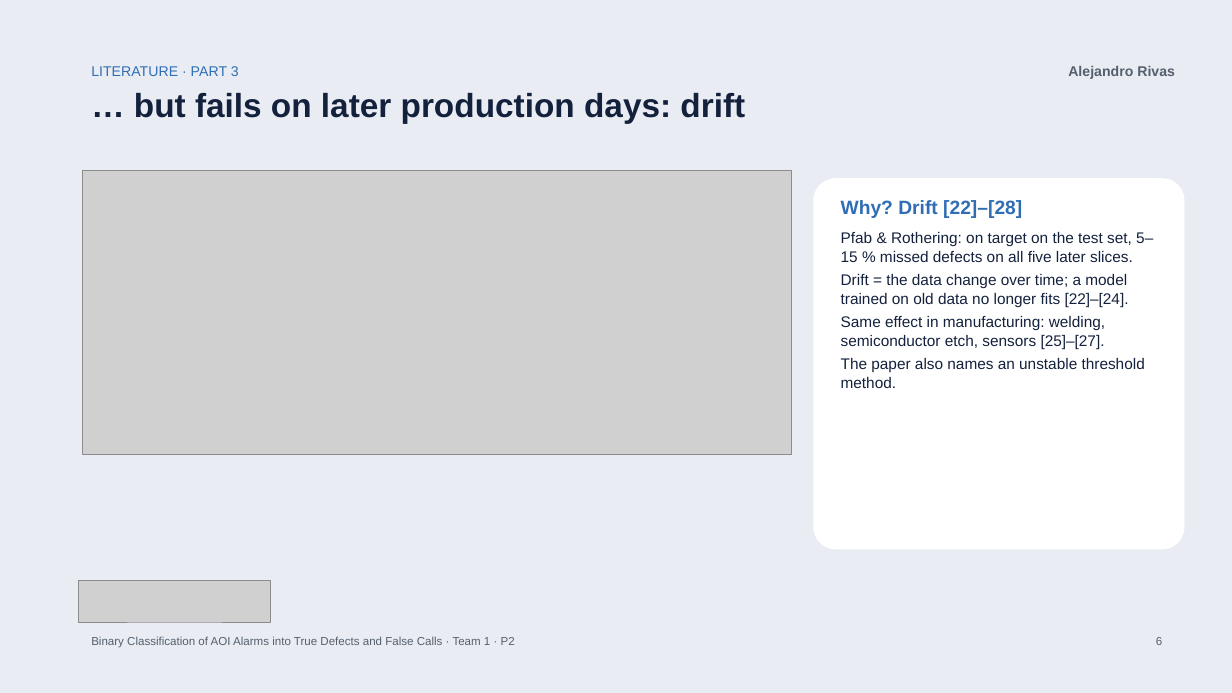
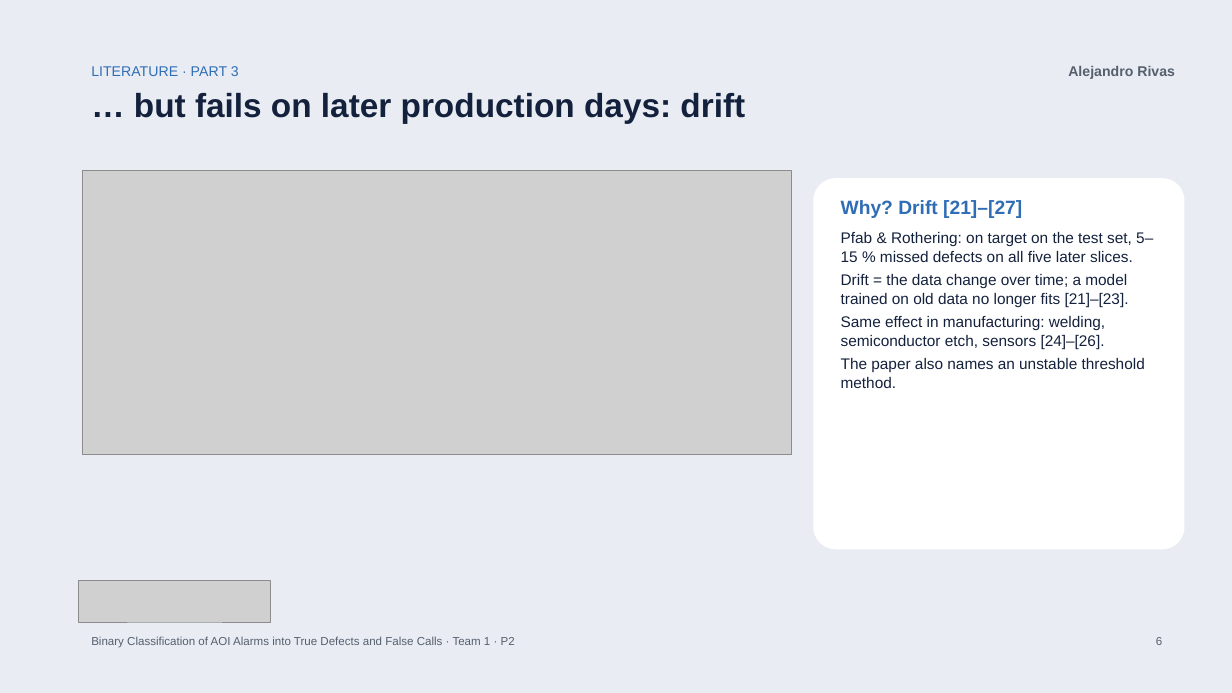
Before and after one commit to bodhi584/aoi-false-call-classification, a slide deck: slide 6 of docs/slides_p2.pptx. Drawn at 1232x693 pixels with LibreOffice and Linux fonts; fonts in the diff are those of the drawing; grey boxes stand for pictures. Boxes give left, top, right and bottom in pixels: in the first picture for what was removed or moved away, otherwise in the second. Text is boxed around its words. In the diff, an @@ line names an element or a change of style, - is before the commit and + after.

Commit message:
Methods for the two next steps (threshold, drift): 5 new sources, switches table; slides renumbered (#32, #36)

```diff
--- a/docs/slides_p2.pptx
+++ b/docs/slides_p2.pptx
@@ text at bbox=[841, 200, 1022, 218]: text changed @@
-Why? Drift [22]–[28]
+Why? Drift [21]–[27]
@@ text at bbox=[841, 274, 1129, 349]: text changed @@
-Drift = the data change over time; a model trained on old data no longer fits [22]–[24].
-Same effect in manufacturing: welding, semiconductor etch, sensors [25]–[27].
+Drift = the data change over time; a model trained on old data no longer fits [21]–[23].
+Same effect in manufacturing: welding, semiconductor etch, sensors [24]–[26].
```
Also in this commit, not shown: 9 other slides changed, 1 slide added, 5 other files.
